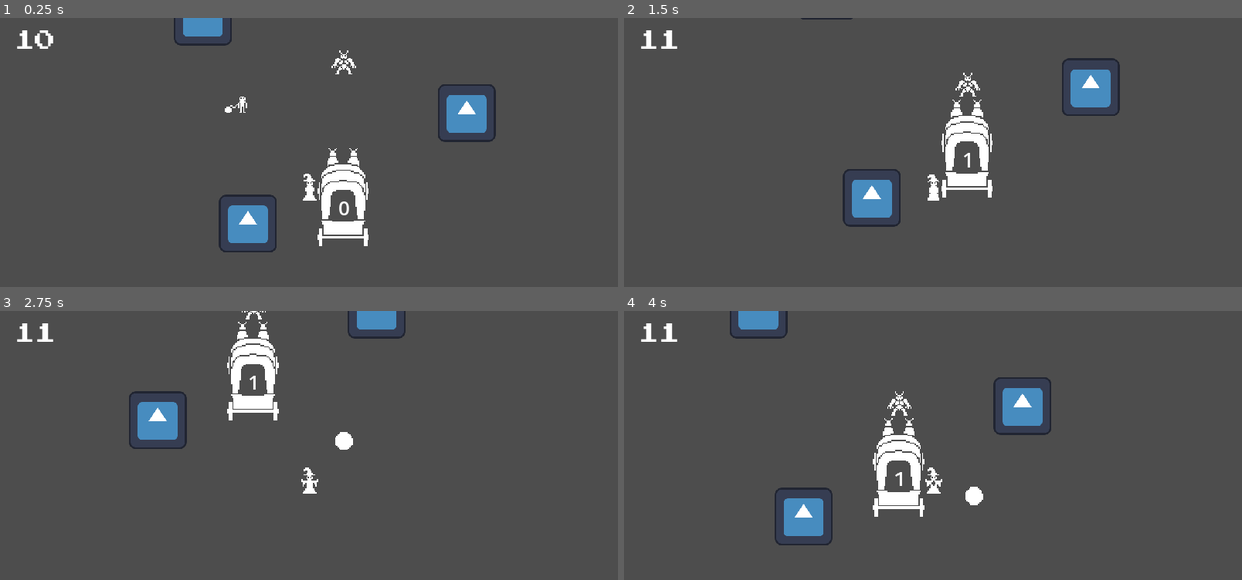
Above: before the commit, frames 1-4 (two rows, left to right).
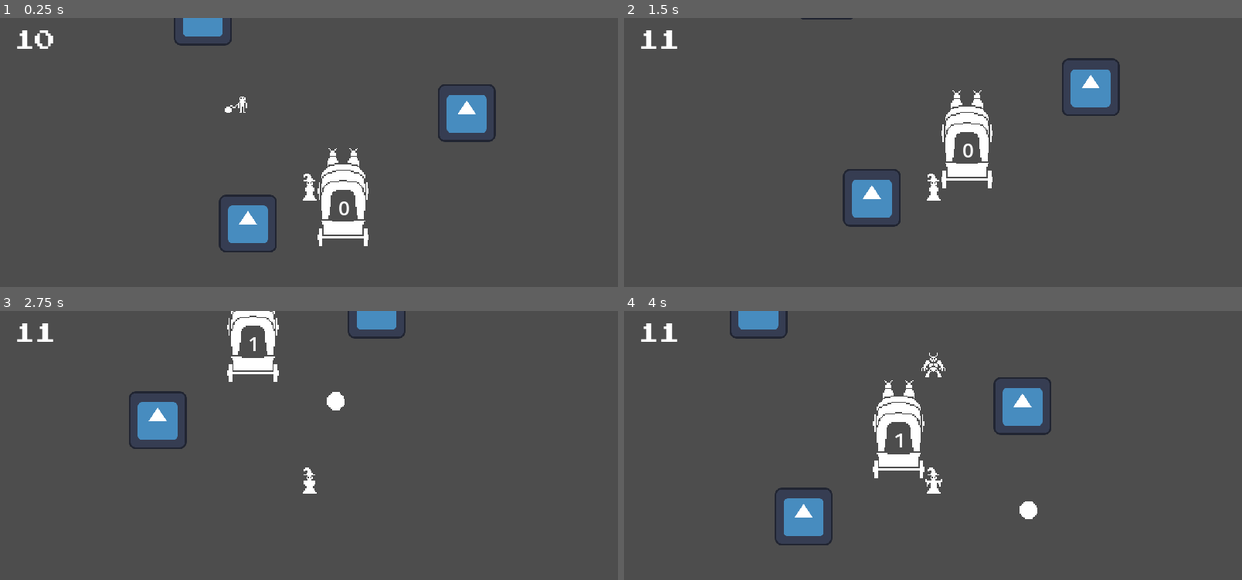
Above: after the commit, the same moments.

Repository: DanX3/1bitjam
Game: Godot game, scene res://scenes/tolo.tscn
The game is run twice, just before and just after one commit, with the same random seed, the same clock (stepped at 60 frames per second) and the same inputs. The engine's default icon, where the game draws it, is replaced by a stand-in: a white triangle on a blue panel in a dark square.
Inputs (mouse positions are in pixels of both pictures, inside the frame that each line leads up to):
- Up to frame 1 (0.25 s): no input
- Up to frame 2 (1.5 s): tap Enter (ui_accept) at 0.5, 0.77 s; move the mouse to (1068, 174) at 0.52 s; hold D (move_right) 0.53-1.28 s; click (1068, 174) at 0.6 s; move the mouse to (809, 208) at 1.27 s; hold S (move_down) from 1.28 s (still down); click (809, 208) at 1.35 s
- Up to frame 3 (2.75 s): tap Enter (ui_accept) at 1.52 s; move the mouse to (370, 407) at 2.02 s; release S (move_down) at 2.03 s; hold D (move_right) from 2.03 s (still down); hold Shift from 2.03 s (still down); click (370, 407) at 2.3 s
- Up to frame 4 (4 s): move the mouse to (902, 553) at 2.77 s; release D (move_right) at 2.78 s; release Shift at 2.78 s; hold W (move_up) 2.78-3.53 s; click (902, 553) at 2.85 s; tap Enter (ui_accept) at 3.02, 3.77 s; move the mouse to (1118, 536) at 3.52 s; hold A (move_left) from 3.53 s (still down); click (1118, 536) at 3.6 s

The runs differ from the first frame. In frame 1, 0.1% of the frame differs, in the area x 53-58%, y 12-21%; in frame 2, 1.3%; in frame 3, 2.1%; in frame 4, 2.5%, in the area x 40-67%, y 15-78%.

Commit message:
Fixed physics

Diff:
--- a/scenes/Player.tscn
+++ b/scenes/Player.tscn
@@ -1,10 +1,12 @@
-[gd_scene load_steps=21 format=3 uid="uid://bmh6w5rpihe7x"]
+[gd_scene load_steps=23 format=3 uid="uid://bmh6w5rpihe7x"]
 
 [ext_resource type="Script" path="res://scripts/player.gd" id="1_n43ng"]
 [ext_resource type="Texture2D" uid="uid://cg25it17a52me" path="res://assets/wizard_shooting.png" id="3_a8rjc"]
 [ext_resource type="Texture2D" uid="uid://b3axu3nrmqki3" path="res://assets/wizard_prepare.png" id="4_6kw2m"]
 [ext_resource type="Script" path="res://library/scripts/Cooldown.gd" id="4_xl085"]
 [ext_resource type="Texture2D" uid="uid://dey5ve8q6mq4n" path="res://assets/wizard_idle.png" id="5_sbtgt"]
+[ext_resource type="Texture2D" uid="uid://siv462vqa644" path="res://assets/border.png" id="6_rw7i7"]
+[ext_resource type="Texture2D" uid="uid://dwk382eg4e650" path="res://assets/white.png" id="7_tic3v"]
 
 [sub_resource type="RectangleShape2D" id="RectangleShape2D_llq8b"]
 size = Vector2(11, 14)
@@ -79,7 +81,7 @@
 }],
 "loop": false,
 "name": &"attack",
-"speed": 10.0
+"speed": 12.0
 }, {
 "frames": [{
 "duration": 1.0,
@@ -136,7 +138,7 @@
 tracks/2/interp = 1
 tracks/2/loop_wrap = true
 tracks/2/keys = {
-"times": PackedFloat32Array(0.3),
+"times": PackedFloat32Array(0.1),
 "transitions": PackedFloat32Array(1),
 "values": [{
 "args": [],
@@ -170,13 +172,35 @@
 texture_filter = 1
 position = Vector2(0, -9)
 sprite_frames = SubResource("SpriteFrames_h2xqe")
-animation = &"idle"
+animation = &"attack"
 autoplay = "idle"
-frame_progress = 0.153445
+frame = 6
+frame_progress = 1.0
 
 [node name="AnimationPlayer" type="AnimationPlayer" parent="."]
 libraries = {
 "": SubResource("AnimationLibrary_lq4tj")
 }
 
+[node name="CanvasLayer" type="CanvasLayer" parent="."]
+
+[node name="TextureProgressBar" type="TextureProgressBar" parent="CanvasLayer"]
+anchors_preset = 2
+anchor_top = 1.0
+anchor_bottom = 1.0
+offset_left = 22.0
+offset_top = -29.0
+offset_right = 112.0
+offset_bottom = -20.0
+grow_vertical = 0
+step = 0.01
+value = 30.0
+nine_patch_stretch = true
+stretch_margin_left = 4
+stretch_margin_top = 4
+stretch_margin_right = 4
+stretch_margin_bottom = 4
+texture_under = ExtResource("6_rw7i7")
+texture_progress = ExtResource("7_tic3v")
+
 [connection signal="animation_finished" from="AnimatedSprite2D" to="." method="_on_animated_sprite_2d_animation_finished"]
--- a/scenes/caravan.tscn
+++ b/scenes/caravan.tscn
@@ -12,7 +12,8 @@
 
 [node name="Caravan" type="CharacterBody2D" groups=["caravan"]]
 scale = Vector2(1.0055, 0.981323)
-collision_layer = 17
+collision_layer = 16
+collision_mask = 0
 script = ExtResource("1_bvopd")
 speed = 100
 
--- a/scenes/demon.tscn
+++ b/scenes/demon.tscn
@@ -36,7 +36,7 @@
 
 [node name="Demon" type="CharacterBody2D"]
 collision_layer = 8
-collision_mask = 2
+collision_mask = 18
 script = ExtResource("1_6cq5v")
 
 [node name="CollisionShape2D" type="CollisionShape2D" parent="."]
--- a/scenes/fireball.tscn
+++ b/scenes/fireball.tscn
@@ -8,7 +8,7 @@
 
 [node name="Fireball" type="CharacterBody2D"]
 collision_layer = 4
-collision_mask = 2
+collision_mask = 18
 script = ExtResource("1_sk8jg")
 
 [node name="CollisionShape2D" type="CollisionShape2D" parent="."]
--- a/scenes/refugee.tscn
+++ b/scenes/refugee.tscn
@@ -22,7 +22,7 @@
 }]
 
 [node name="Refugee" type="CharacterBody2D"]
-collision_layer = 2
+collision_layer = 0
 collision_mask = 18
 script = ExtResource("1_cjycd")
 
--- a/scenes/tolo.tscn
+++ b/scenes/tolo.tscn
@@ -16,6 +16,7 @@
 [node name="Node2D" type="Node2D"]
 
 [node name="Player" parent="." instance=ExtResource("1_ge0oy")]
+collision_mask = 26
 
 [node name="CanvasLayer" type="CanvasLayer" parent="."]
 
@@ -57,11 +58,9 @@
 grow_vertical = 2
 
 [node name="Demon" parent="." instance=ExtResource("4_5ri2g")]
-position = Vector2(0, -105)
+position = Vector2(69, -171)
 
 [node name="Caravan" parent="." instance=ExtResource("5_sgd8v")]
-collision_layer = 2
-collision_mask = 0
 speed = 20
 
 [node name="Marker2D" type="Marker2D" parent="."]
--- a/scripts/Fireball.gd
+++ b/scripts/Fireball.gd
@@ -2,7 +2,7 @@
 
 const SPEED := 200.0
 var direction
-var caravan: Caravan
+var caravan
 
 func init(dir: Vector2):
 	direction = dir
--- a/scripts/demon.gd
+++ b/scripts/demon.gd
@@ -40,10 +40,8 @@
 	velocity = WALK_SPEED * playerDir
 	var collision = move_and_collide(delta * velocity)
 	if collision != null:
-		print("collided")
 		print(collision.get_collider().name)
 		if collision.get_collider().name == "Caravan":
-			print("found caravan")
 			chart.send_event("attack_caravan")
 
 
--- a/scripts/player.gd
+++ b/scripts/player.gd
@@ -12,23 +12,29 @@
 var walk_dir: Vector2
 var camera_point := Vector2.ZERO
 const fireballDistance = 20.0
+const fireballCost = 0.75
+var life = 100.0
 @onready var cooldown: Cooldown = $Cooldown
 @onready var pivot = $Pivot
 @onready var sprite = $AnimatedSprite2D
 @onready var player = $AnimationPlayer
+@onready var progress = $CanvasLayer/TextureProgressBar
 
 func _ready():
 	sprite.play("idle")
+	progress.value = life
 
 func _input(event):
 	if Input.is_action_just_pressed("fire") and cooldown.is_ready():
 		player.play("fireball")
 
 func spawn_fireball():
+		life -= fireballCost
+		progress.value = life
 		var fireball = fireballScene.instantiate()
 		var fireballDir = (get_global_mouse_position() - global_position).normalized()
 		fireball.init(fireballDir)
-		add_child(fireball)
+		get_parent().add_child(fireball)
 		fireball.global_position = global_position + fireballDir * fireballDistance
 
 
